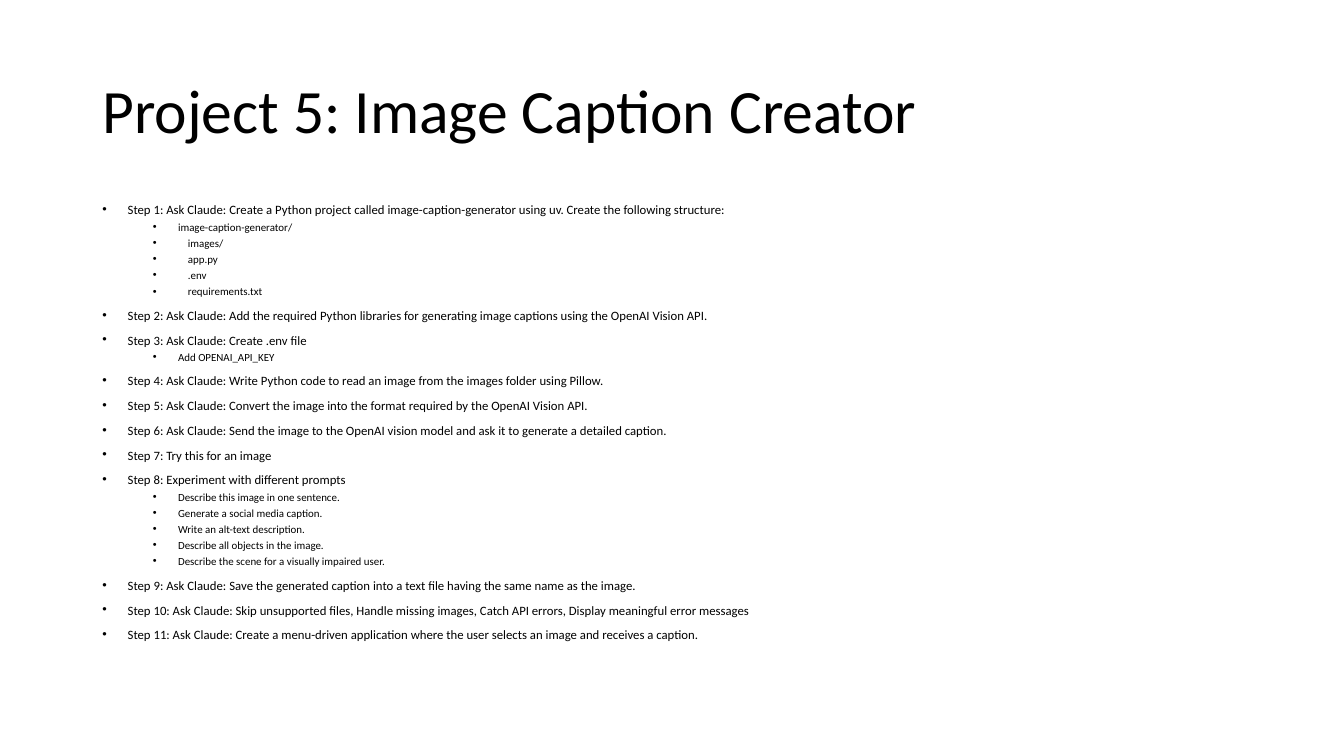
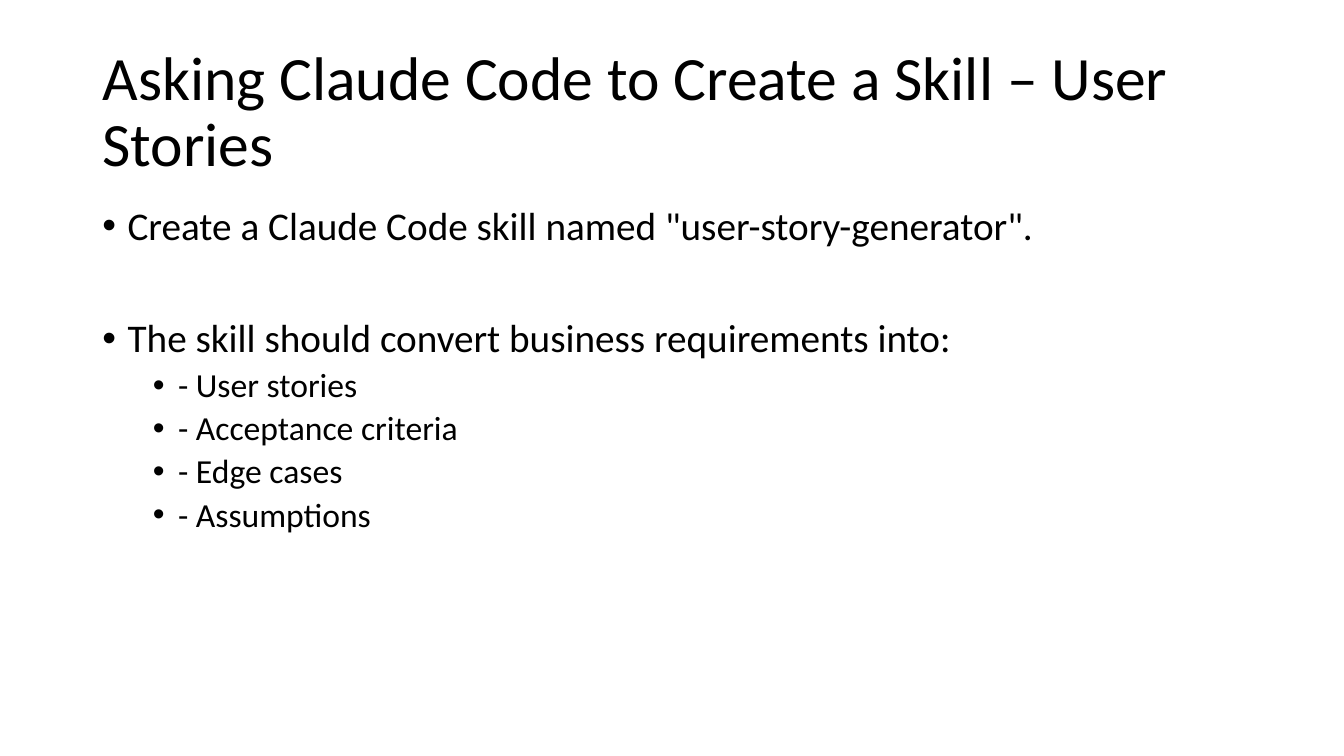
Before and after one commit to atulkahatecdac/claude-code, a slide deck: slide 95 of Claude Code.pptx (slide 149 before the commit). Drawn at 1344x756 pixels with LibreOffice and Linux fonts; fonts in the diff are those of the drawing. Boxes give left, top, right and bottom in pixels: in the first picture for what was removed or moved away, otherwise in the second. Text is boxed around its words. In the diff, an @@ line names an element or a change of style, - is before the commit and + after.

```diff
--- a/Claude Code.pptx
+++ b/Claude Code.pptx
@@ title at bbox=[102, 57, 1168, 167]: text changed @@
-Project 5: Image Caption Creator
+Asking Claude Code to Create a Skill – User Stories
@@ text at bbox=[128, 212, 1033, 533]: text changed; size 9.1 to 28 pt @@
-• Step 1: Ask Claude: Create a Python project called image-caption-generator using uv. Create the following structure:
-  • image-caption-generator/
-  • images/
-  • app.py
-  • .env
-  • requirements.txt
-• Step 2: Ask Claude: Add the required Python libraries for generating image captions using the OpenAI Vision API.
-• Step 3: Ask Claude: Create .env file
-  • Add OPENAI_API_KEY
-• Step 4: Ask Claude: Write Python code to read an image from the images folder using Pillow.
-• Step 5: Ask Claude: Convert the image into the format required by the OpenAI Vision API.
-• Step 6: Ask Claude: Send the image to the OpenAI vision model and ask it to generate a detailed caption.
-• Step 7: Try this for an image
-• Step 8: Experiment with different prompts
-  • Describe this image in one sentence.
-  • Generate a social media caption.
-  • Write an alt-text description.
-  • Describe all objects in the image.
-  • Describe the scene for a visually impaired user.
-• Step 9: Ask Claude: Save the generated caption into a text file having the same name as the image.
-• Step 10: Ask Claude: Skip unsupported files, Handle missing images, Catch API errors, Display meaningful error messages
-• Step 11: Ask Claude: Create a menu-driven application where the user selects an image and receives a caption.
+• Create a Claude Code skill named "user-story-generator".
+• The skill should convert business requirements into:
+  • - User stories
+  • - Acceptance criteria
+  • - Edge cases
+  • - Assumptions
```
Also in this commit, not shown: 30 other slides changed, 87 slides added, 180 slides removed.
